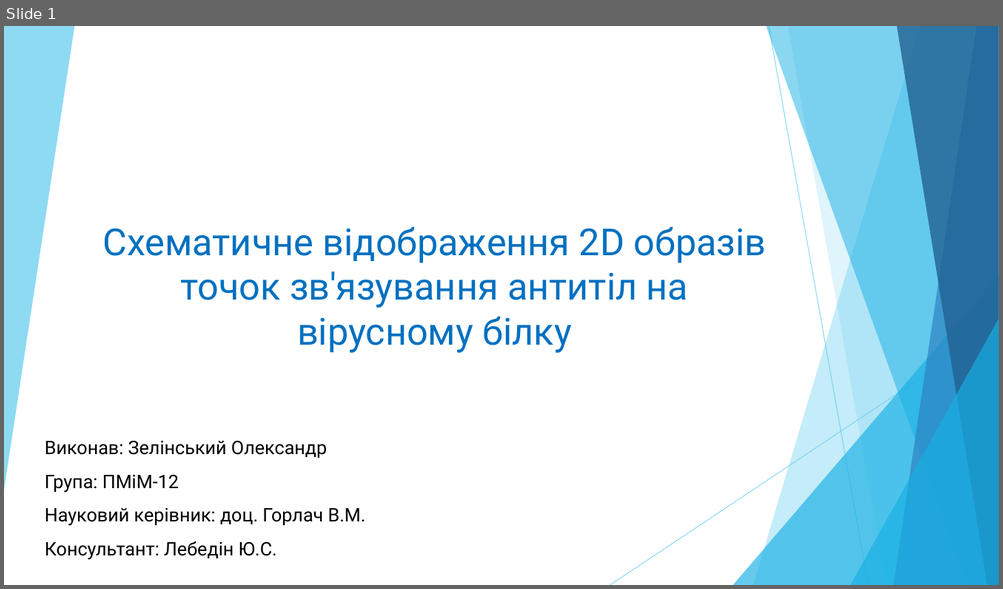
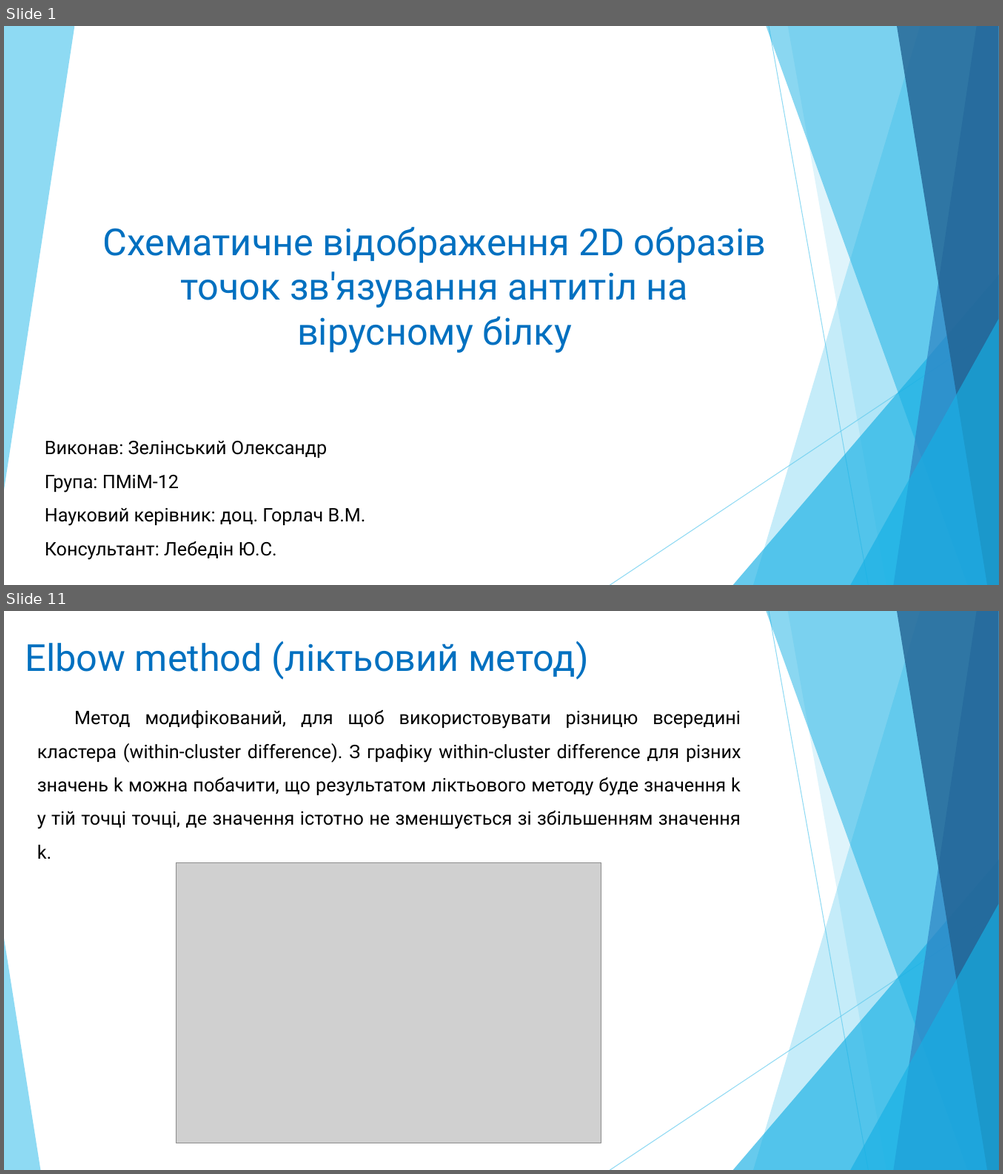
Before and after one commit to zelo2000/Xema, a slide deck: Documents/Зелінський_Олександр.pptx. Shown one above the other, each under a label of ours: slide 1 before the commit, slides 1 and 11 after it; the slides between them are not shown. The pictures are 1003x589 and 1003x1174 pixels, drawn with LibreOffice and Linux fonts; fonts in the diff are those of the drawing; grey boxes stand for pictures. Boxes give left, top, right and bottom in pixels: in the first picture for what was removed or moved away, otherwise in the second. Text is boxed around its words. In the diff, an @@ line names an element or a change of style, - is before the commit and + after.

```diff
--- a/Documents/Зелінський_Олександр.pptx
+++ b/Documents/Зелінський_Олександр.pptx
@@ slide 11 added at (x1=4, y1=611, x2=999, y2=1170), background #FFFFFF; not listed: 9 template elements that a slide beside it also shows @@
@@ text added at (x1=25, y1=641, x2=588, y2=680), 36 pt, text #0070C0 @@
+Elbow method (ліктьовий метод)
@@ text added at (x1=37, y1=710, x2=741, y2=859), 18 pt, text #000000 @@
+Метод модифікований, для щоб використовувати різницю всередині кластера (within-cluster difference). З графіку within-cluster difference для різних значень k можна побачити, що результатом ліктьового методу буде значення k у тій точці точці, де значення істотно не зменшується зі збільшенням значення k.
@@ picture added at (x1=176, y1=863, x2=601, y2=1143) @@
@@ triangle added at (x1=4, y1=939, x2=40, y2=1170), fill #5FCBEF at 70% opacity @@
```
Also in this commit, not shown: 11 slides changed, 2 other slides added, 2 slides removed, 5 other files.
